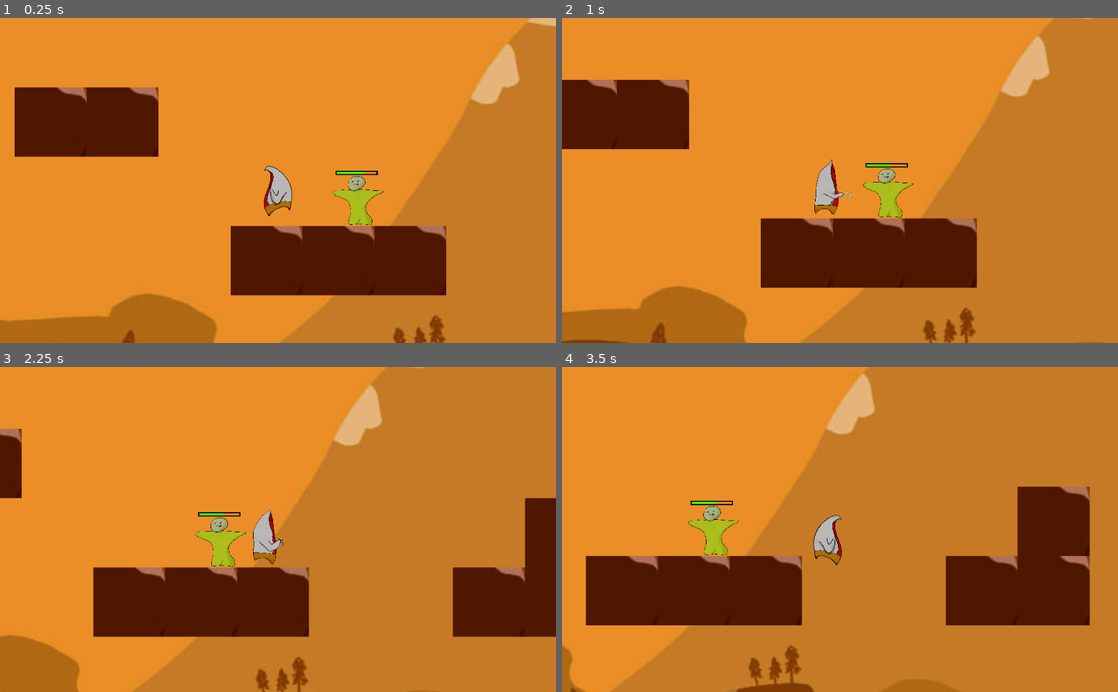
Above: before the commit, frames 1-4 (two rows, left to right).
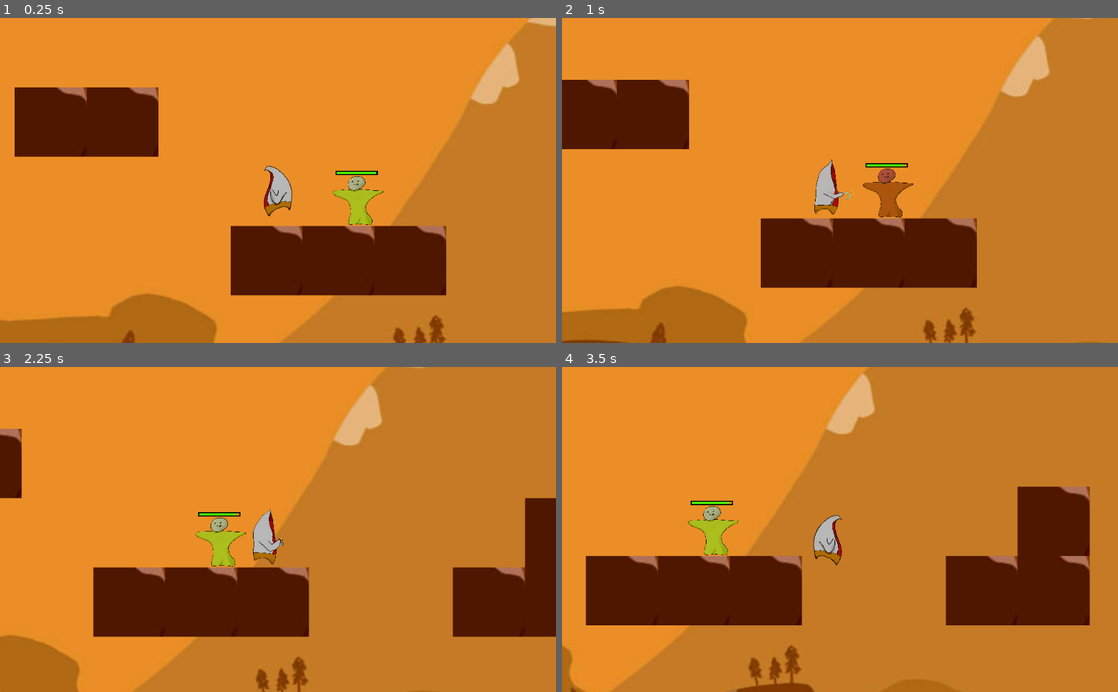
Above: after the commit, the same moments.

Repository: TommeyFaherty/NotGalway
Game: Godot game, scene res://scenes/Root.tscn
The game is run twice, just before and just after one commit, with the same random seed, the same clock (stepped at 60 frames per second) and the same inputs.
Inputs:
- Up to frame 1 (0.25 s): no input
- Up to frame 2 (1 s): hold Right (ui_right) from 0.53 s (still down); hold E (E_key) from 0.53 s (still down)
- Up to frame 3 (2.25 s): release E (E_key) at 1.28 s; tap Space (space) at 1.35 s; release Right (ui_right) at 2.03 s; hold Shift (left_shift) from 2.03 s (still down); hold E (E_key) from 2.03 s (still down)
- Up to frame 4 (3.5 s): release Shift (left_shift) at 2.78 s; release E (E_key) at 2.78 s; hold Right (ui_right) from 2.78 s (still down); tap Space (space) at 2.85 s

The runs differ from the first frame. In frame 1, less than 0.1% of the frame differs, in the area x 65-68%, y 47-49%; in frame 2, 0.6%, in the area x 54-64%, y 44-62%; in frame 3, less than 0.1%; in frame 4, less than 0.1%.

Commit message:
Die and Hurt Animation

Diff:
--- a/scenes/dummy.gd
+++ b/scenes/dummy.gd
@@ -4,10 +4,10 @@
 
 
 var max_hp : float = 10
-var current_hp : float = 0
+var current_hp : float = 7
 
 func _ready():
-	current_hp = 7
+	current_hp = 10
 
 
 func _physics_process(delta):
@@ -16,6 +16,29 @@
 func UpdateHp(new_hp):
 	current_hp += new_hp
 	print(current_hp)
+	#When "new_hp" is negative (taking damage)
+	if new_hp < 0:
+		Hurt()
+	if current_hp <= 0:
+		Dead()
+
+
+
+
+
+
+func Hurt():
+
+	$AnimationPlayer.play("hurt")
+
+
+func Dead():
+	$AnimationPlayer.play("die")
+	yield(get_tree().create_timer(3.0), "timeout")
+	queue_free()
+
+
+
 
 func Hp():
 	#Doesn't let Hp go below 0
--- a/scenes/dummy.tscn
+++ b/scenes/dummy.tscn
@@ -1,9 +1,77 @@
-[gd_scene load_steps=5 format=2]
+[gd_scene load_steps=7 format=2]
 
 [ext_resource path="res://scenes/dummy.gd" type="Script" id=1]
 [ext_resource path="res://assets/img/characters/example/Dummy.png" type="Texture" id=2]
 [ext_resource path="res://assets/img/System/HealthBar_1.png" type="Texture" id=3]
 [ext_resource path="res://assets/img/System/HealthBar_2.png" type="Texture" id=4]
+
+[sub_resource type="Animation" id=2]
+resource_name = "die"
+length = 2.0
+tracks/0/type = "value"
+tracks/0/path = NodePath("Sprite:modulate")
+tracks/0/interp = 1
+tracks/0/loop_wrap = true
+tracks/0/imported = false
+tracks/0/enabled = true
+tracks/0/keys = {
+"times": PoolRealArray( 0, 2 ),
+"transitions": PoolRealArray( 1, 1 ),
+"update": 0,
+"values": [ Color( 1, 0, 0, 1 ), Color( 1, 0, 0, 0 ) ]
+}
+tracks/1/type = "value"
+tracks/1/path = NodePath("Sprite:visible")
+tracks/1/interp = 1
+tracks/1/loop_wrap = true
+tracks/1/imported = false
+tracks/1/enabled = true
+tracks/1/keys = {
+"times": PoolRealArray( 0, 0.1, 0.2, 0.3, 0.4, 0.5, 0.6, 0.7 ),
+"transitions": PoolRealArray( 1, 1, 1, 1, 1, 1, 1, 1 ),
+"update": 0,
+"values": [ false, true, false, true, false, true, false, true ]
+}
+tracks/2/type = "value"
+tracks/2/path = NodePath("TextureProgress:modulate")
+tracks/2/interp = 1
+tracks/2/loop_wrap = true
+tracks/2/imported = false
+tracks/2/enabled = true
+tracks/2/keys = {
+"times": PoolRealArray( 0, 2 ),
+"transitions": PoolRealArray( 1, 1 ),
+"update": 0,
+"values": [ Color( 1, 1, 1, 1 ), Color( 1, 1, 1, 0 ) ]
+}
+
+[sub_resource type="Animation" id=1]
+resource_name = "hurt"
+length = 0.6
+tracks/0/type = "value"
+tracks/0/path = NodePath("Sprite:modulate")
+tracks/0/interp = 1
+tracks/0/loop_wrap = true
+tracks/0/imported = false
+tracks/0/enabled = true
+tracks/0/keys = {
+"times": PoolRealArray( 0, 0.3 ),
+"transitions": PoolRealArray( 1, 1 ),
+"update": 0,
+"values": [ Color( 1, 0, 0, 1 ), Color( 1, 1, 1, 1 ) ]
+}
+tracks/1/type = "value"
+tracks/1/path = NodePath("Sprite:visible")
+tracks/1/interp = 1
+tracks/1/loop_wrap = true
+tracks/1/imported = false
+tracks/1/enabled = true
+tracks/1/keys = {
+"times": PoolRealArray( 0, 0.1, 0.2, 0.3 ),
+"transitions": PoolRealArray( 1, 1, 1, 1 ),
+"update": 1,
+"values": [ false, true, false, true ]
+}
 
 [node name="dummy" type="KinematicBody2D"]
 position = Vector2( 626.222, 415.943 )
@@ -30,3 +98,7 @@
 nine_patch_stretch = true
 stretch_margin_left = 1
 stretch_margin_right = 1
+
+[node name="AnimationPlayer" type="AnimationPlayer" parent="."]
+anims/die = SubResource( 2 )
+anims/hurt = SubResource( 1 )
